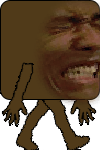
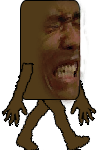
The second w=100, h=150 image is a revision of the first. Changes to its layers:
painted on "Layer 1" over [34, 0, 100, 107]
painted on "Rounded Rectangle 1" over [0, 0, 100, 100]
